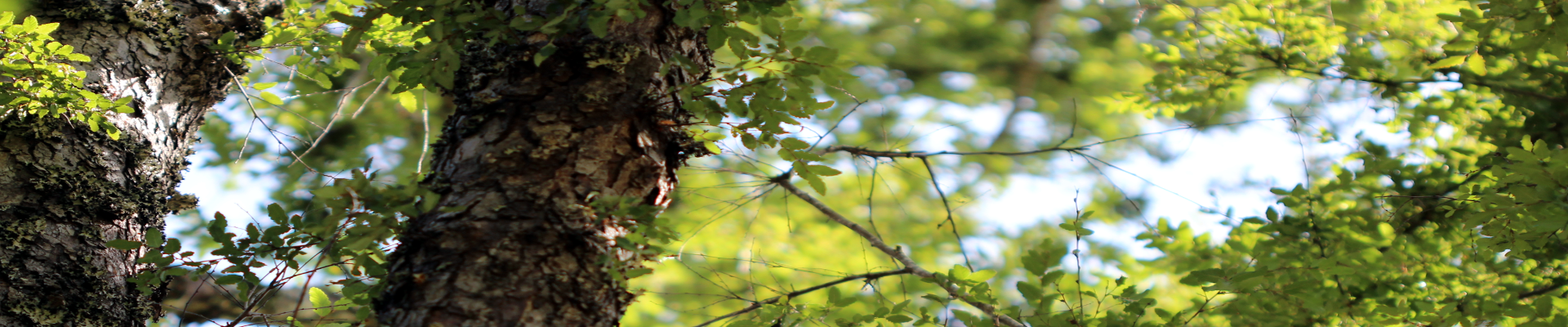
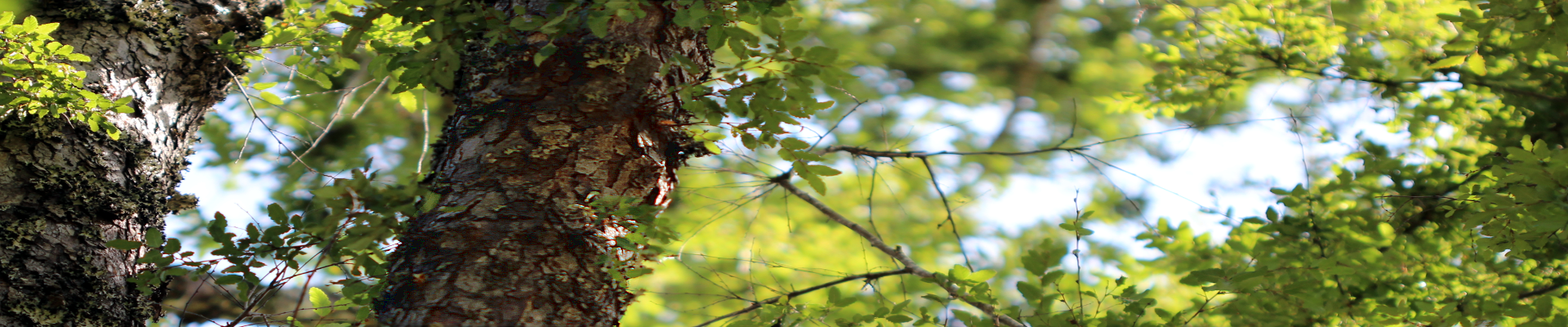
Layers edited between the first and the second 1568 x 327 image:
painted on "bosque_original.jpg" over [353, 0, 773, 327]
